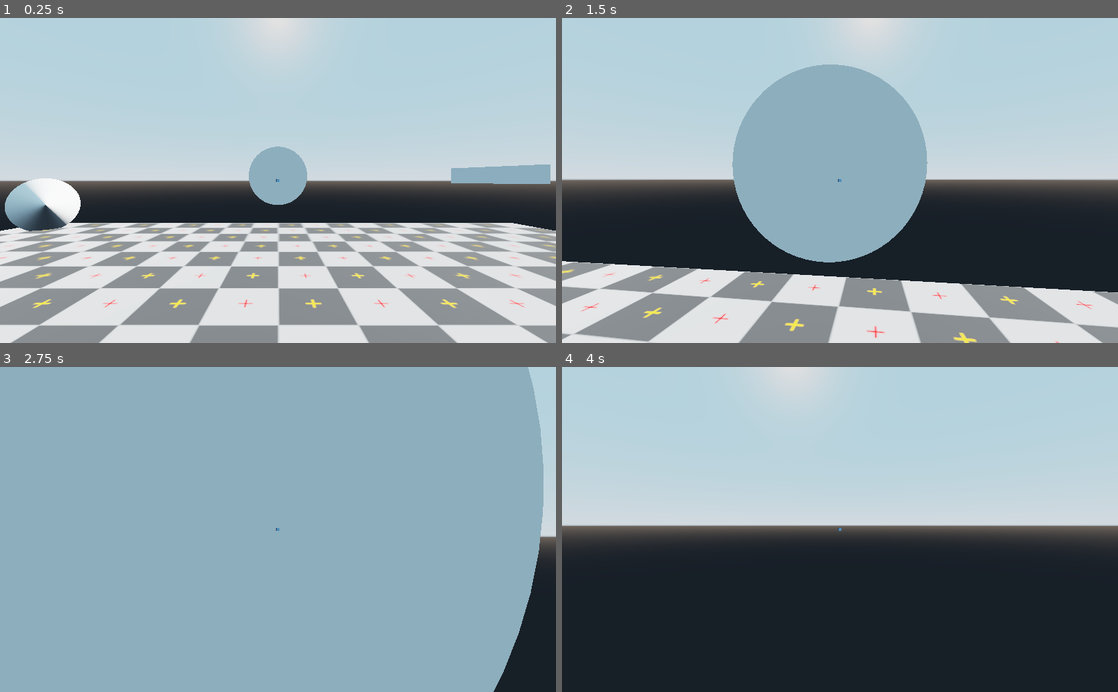
Above: before the commit, frames 1-4 (two rows, left to right).
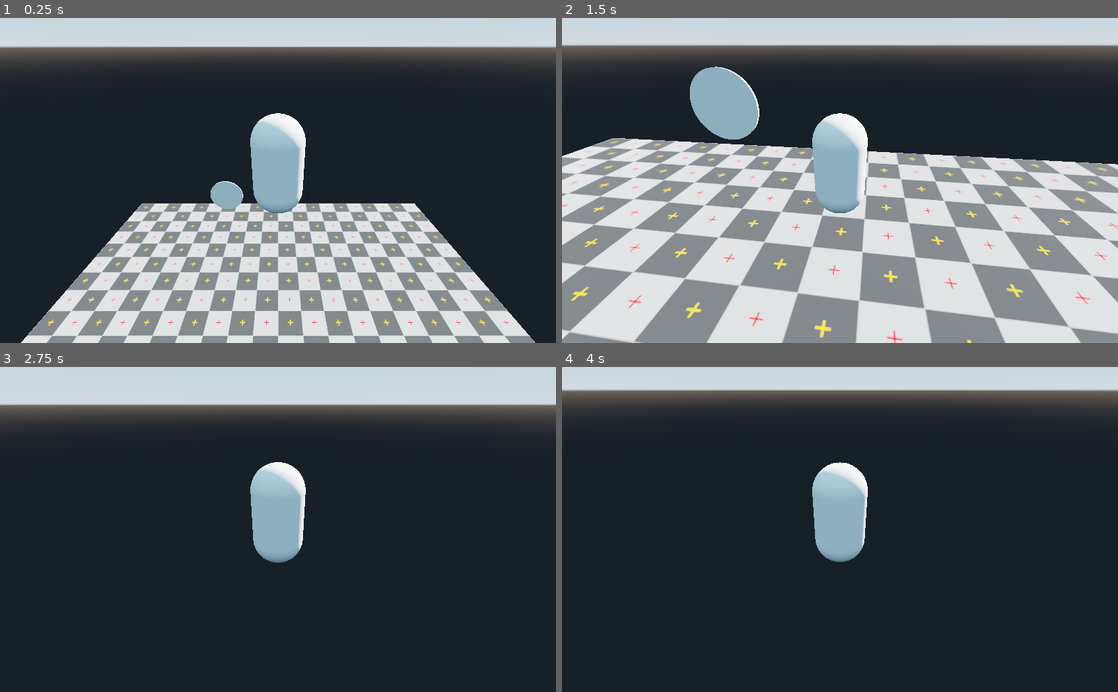
Above: after the commit, the same moments.

Repository: Linko-3D/Godot-Templates-Collection
Game: Godot game, scene res://Level.tscn
Same seed, same stepped clock (60 frames per second), same inputs: the game is played once before the commit and once after it. The engine's default icon, where the game draws it, is replaced by a stand-in: a white triangle on a blue panel in a dark square.
Inputs (mouse positions are in pixels of both pictures, inside the frame that each line leads up to):
- Up to frame 1 (0.25 s): no input
- Up to frame 2 (1.5 s): tap Enter (ui_accept) at 0.5, 0.6, 0.77, 1.07, 1.35 s; move the mouse to (867, 180) at 0.52 s; hold Up (ui_up) from 0.53 s (still down); click (867, 180) at 0.67 s; move the mouse to (812, 180) at 1.27 s; click (812, 180) at 1.42 s
- Up to frame 3 (2.75 s): keep holding Up (ui_up); tap Enter (ui_accept) at 1.52, 1.82, 2.1 s; move the mouse to (289, 523) at 2.02 s; click (289, 523) at 2.17 s
- Up to frame 4 (4 s): keep holding Up (ui_up); move the mouse to (834, 536) at 2.77 s; tap Enter (ui_accept) at 2.85, 3.02, 3.32, 3.5, 3.6, 3.77 s; click (834, 536) at 2.92 s; move the mouse to (878, 532) at 3.52 s; click (878, 532) at 3.67 s

The runs differ from the first frame. In frame 1, 77% of the frame differs, in the area x 0-100%, y 0-100%; in frame 2, 80%; in frame 3, 95%; in frame 4, 49%.

Commit message:
thirdpersoncharacter start

Diff:
--- a/Level.tscn
+++ b/Level.tscn
@@ -1,11 +1,8 @@
-[gd_scene load_steps=10 format=2]
+[gd_scene load_steps=7 format=2]
 
-[ext_resource path="res://Templates/3D/FirstPersonCharacter/FirstPersonCharacter.tscn" type="PackedScene" id=1]
+[ext_resource path="res://Templates/3D/ThirdPersonCharacter/ThirdPersonCharacter.tscn" type="PackedScene" id=1]
 [ext_resource path="res://checker.png" type="Texture" id=2]
-[ext_resource path="res://Templates/3D/AI/LookAt/LookAt.tscn" type="PackedScene" id=3]
-[ext_resource path="res://Templates/3D/AI/MoveTo/MoveTo.tscn" type="PackedScene" id=4]
-[ext_resource path="res://Templates/3D/AI/CanSee/CanSee.tscn" type="PackedScene" id=5]
-[ext_resource path="res://Templates/3D/Interactive/Target/Target.tscn" type="PackedScene" id=6]
+[ext_resource path="res://Templates/3D/Interactive/Target/Target.tscn" type="PackedScene" id=3]
 
 [sub_resource type="ConvexPolygonShape" id=1]
 points = PoolVector3Array( 10, 0, 10, -10, 0, 10, 10, 0, -10, -10, 0, -10 )
@@ -19,8 +16,8 @@
 
 [node name="Level" type="Spatial"]
 
-[node name="FirstPersonCharacter" parent="." instance=ExtResource( 1 )]
-transform = Transform( 1, 0, 0, 0, 1, 0, 0, 0, 1, 0, 2, 0 )
+[node name="ThirdPersonCharacter" parent="." instance=ExtResource( 1 )]
+transform = Transform( 1, 0, 0, 0, 1, 0, 0, 0, 1, 0, 8.30324, 0 )
 
 [node name="Map" type="Spatial" parent="."]
 editor/display_folded = true
@@ -41,14 +38,5 @@
 light_energy = 5.0
 light_indirect_energy = 5.0
 
-[node name="LookAt" parent="." instance=ExtResource( 3 )]
-transform = Transform( 1, 0, 0, 0, 1, 0, 0, 0, 1, -8, 1, -8 )
-
-[node name="MoveTo" parent="." instance=ExtResource( 4 )]
-transform = Transform( 1, 0, 0, 0, 1, 0, 0, 0, 1, 7, 2, -7 )
-
-[node name="CanSee" parent="." instance=ExtResource( 5 )]
-transform = Transform( 1, 0, 0, 0, 1, 0, 0, 0, 1, 8, 1, 8 )
-
-[node name="Target" parent="." instance=ExtResource( 6 )]
-transform = Transform( 1, 0, 0, 0, 1, 0, 0, 0, 1, 0, 2, -8 )
+[node name="Target" parent="." instance=ExtResource( 3 )]
+transform = Transform( 1, 0, 0, 0, 1, 0, 0, 0, 1, -3.171, 2, -8 )
--- /dev/null
+++ b/Templates/3D/ThirdPersonCharacter/ThirdPersonCharacter.gd
@@ -0,0 +1,47 @@
+extends KinematicBody
+
+const GRAVITY = 0.15
+
+var velocity = Vector3()
+var speed = 6
+var max_falling_speed = 20
+var jump_height = 4
+
+var mouse_sensitivity = 0.15
+
+# Called when the node enters the scene tree for the first time.
+func _ready():
+	Input.set_mouse_mode(Input.MOUSE_MODE_CAPTURED)
+
+# Called every frame. 'delta' is the elapsed time since the previous frame.
+func _physics_process(delta):
+	velocity.x = 0 # Resets the direction when no key is pressed
+	velocity.z = 0
+
+	if Input.is_action_just_pressed("ui_cancel"):
+		get_tree().quit()
+
+	if Input.get_mouse_mode() == Input.MOUSE_MODE_CAPTURED:
+		if Input.is_action_pressed("ui_up"):
+			velocity += -$Yaw.global_transform.basis.z * speed
+		if Input.is_action_pressed("ui_down"):
+			velocity += $Yaw.global_transform.basis.z * speed
+		if Input.is_action_pressed("ui_left"):
+			velocity += -$Yaw.global_transform.basis.x * speed
+		if Input.is_action_pressed("ui_right"):
+			velocity += $Yaw.global_transform.basis.x * speed
+
+	if Input.is_action_just_pressed("ui_accept") and is_on_floor():
+		velocity.y = jump_height
+
+	velocity.y -= GRAVITY # Gravity
+	#velocity.y = clamp(velocity.y, -max_falling_speed, max_falling_speed)
+
+	velocity = move_and_slide(velocity, Vector3.UP, true)
+	print(velocity.y)
+
+func _input(event):
+	if event is InputEventMouseMotion and Input.get_mouse_mode() == Input.MOUSE_MODE_CAPTURED:
+		$Yaw.rotate_y(deg2rad(-event.relative.x * mouse_sensitivity)) #yaw
+		$Yaw/Pitch.rotate_x(deg2rad(-event.relative.y * mouse_sensitivity))
+		#$Yaw/Pitch.rotation.x = clamp($Camera.rotation.x, deg2rad(-90), deg2rad(90))
--- /dev/null
+++ b/Templates/3D/ThirdPersonCharacter/ThirdPersonCharacter.tscn
@@ -0,0 +1,28 @@
+[gd_scene load_steps=4 format=2]
+
+[ext_resource path="res://Templates/3D/ThirdPersonCharacter/ThirdPersonCharacter.gd" type="Script" id=1]
+
+[sub_resource type="CapsuleShape" id=1]
+radius = 0.5
+
+[sub_resource type="CapsuleMesh" id=2]
+radius = 0.5
+
+[node name="ThirdPersonCharacter" type="KinematicBody"]
+script = ExtResource( 1 )
+
+[node name="CollisionShape" type="CollisionShape" parent="."]
+transform = Transform( 1, 0, 0, 0, -4.37114e-008, 1, 0, -1, -4.37114e-008, 0, 0, 0 )
+shape = SubResource( 1 )
+
+[node name="MeshInstance" type="MeshInstance" parent="."]
+transform = Transform( 1, 0, 0, 0, -4.37114e-008, 1, 0, -1, -4.37114e-008, 0, 0, 0 )
+mesh = SubResource( 2 )
+material/0 = null
+
+[node name="Yaw" type="Position3D" parent="."]
+
+[node name="Pitch" type="Position3D" parent="Yaw"]
+
+[node name="Camera" type="Camera" parent="Yaw/Pitch"]
+transform = Transform( 1, 0, 0, 0, 0.866025, 0.5, 0, -0.5, 0.866025, 0, 2, 4 )
